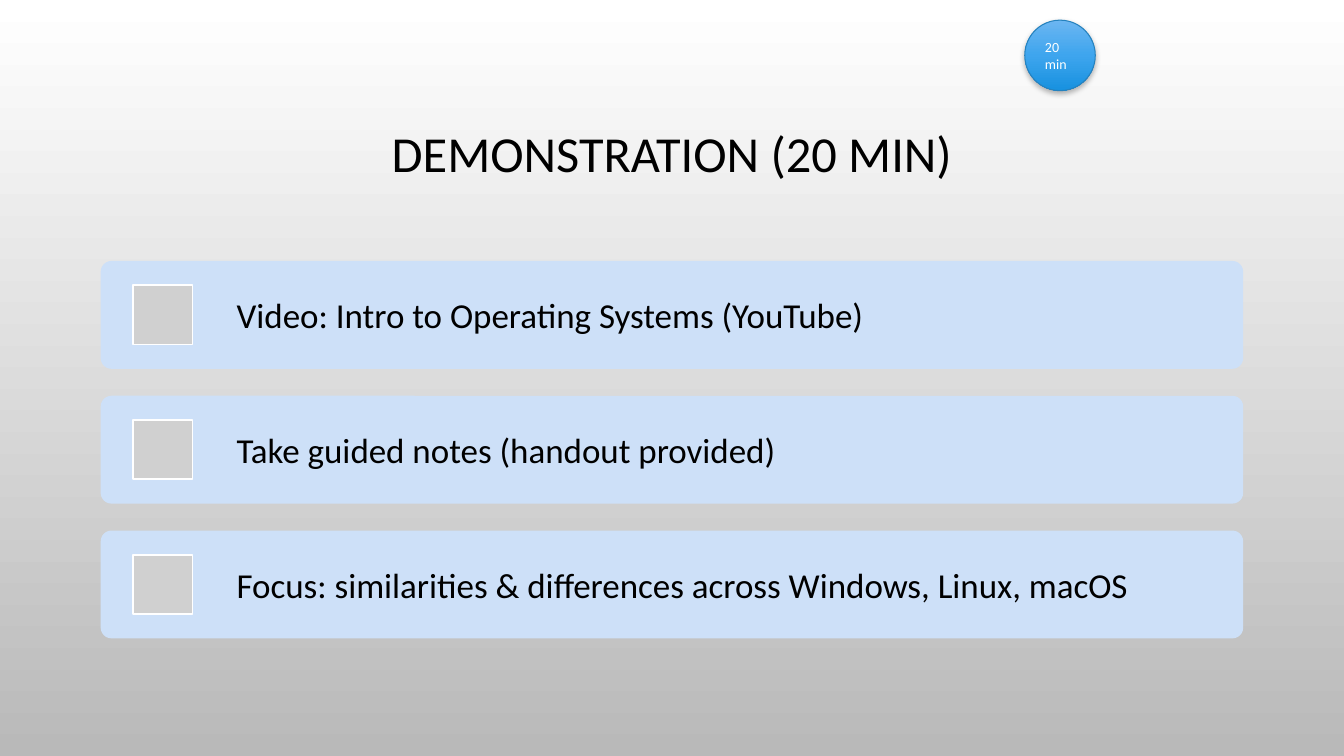
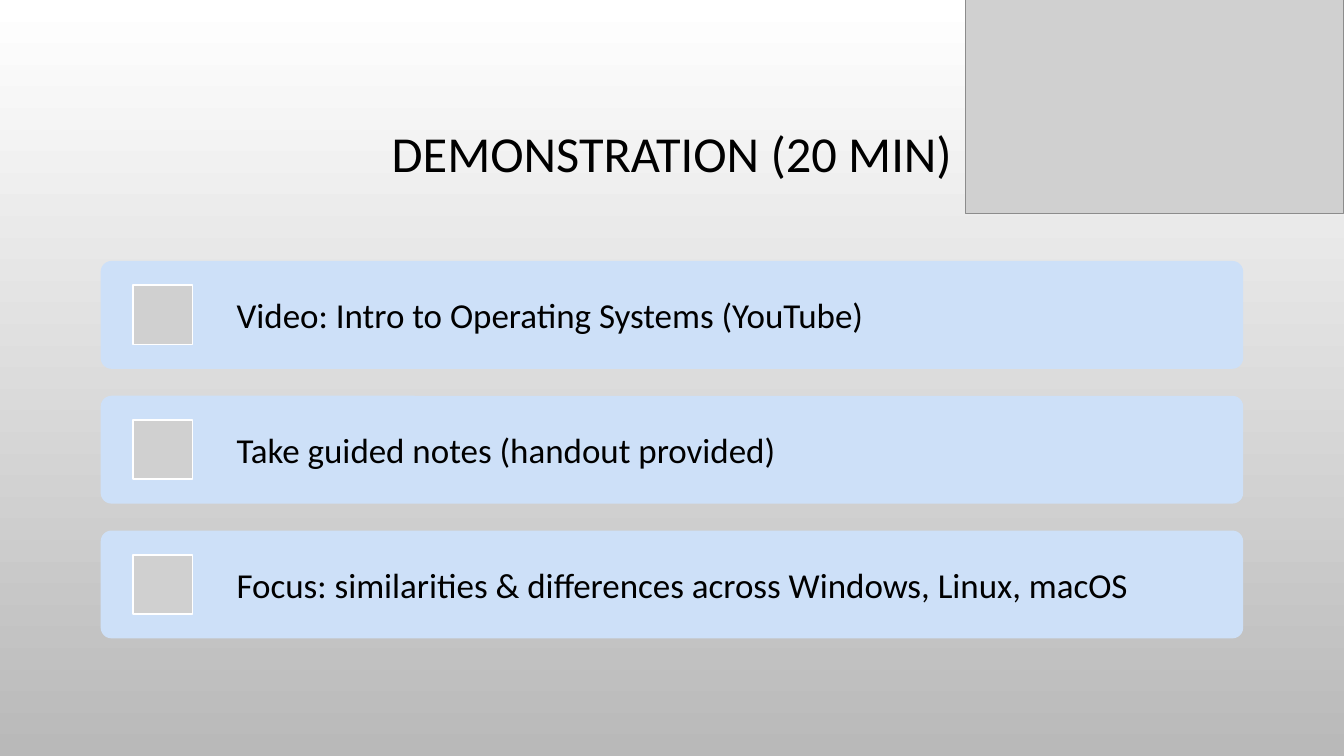
Before and after one commit to aspiece/CSGames, a slide deck: slide 4 of OperatingSystems.pptx. Drawn at 1344x756 pixels with LibreOffice and Linux fonts; fonts in the diff are those of the drawing; grey boxes stand for pictures; background and template pictures are left out. Boxes give left, top, right and bottom in pixels: in the first picture for what was removed or moved away, otherwise in the second. Text is boxed around its words. In the diff, an @@ line names an element or a change of style, - is before the commit and + after.

```diff
--- a/OperatingSystems.pptx
+++ b/OperatingSystems.pptx
@@ picture added at bbox=[966, 0, 1344, 214] @@
@@ ellipse removed at bbox=[1025, 20, 1096, 91] @@
-20 min
```
Also in this commit, not shown: 10 other slides changed, 2 other files.
